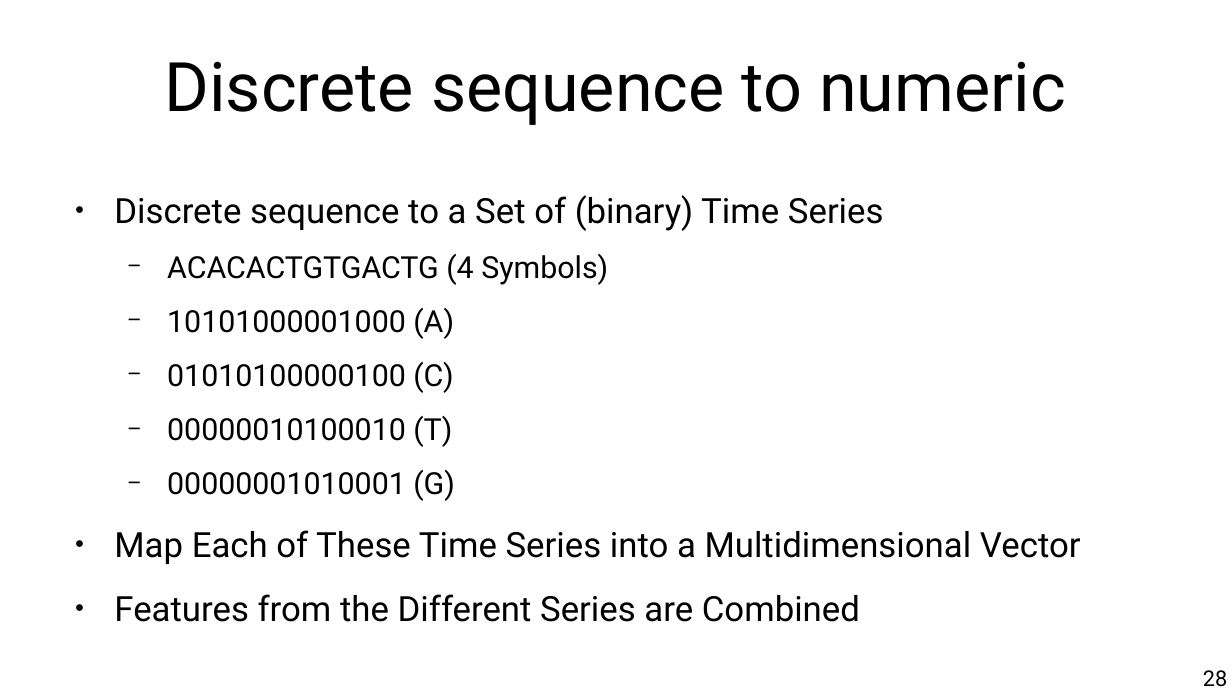
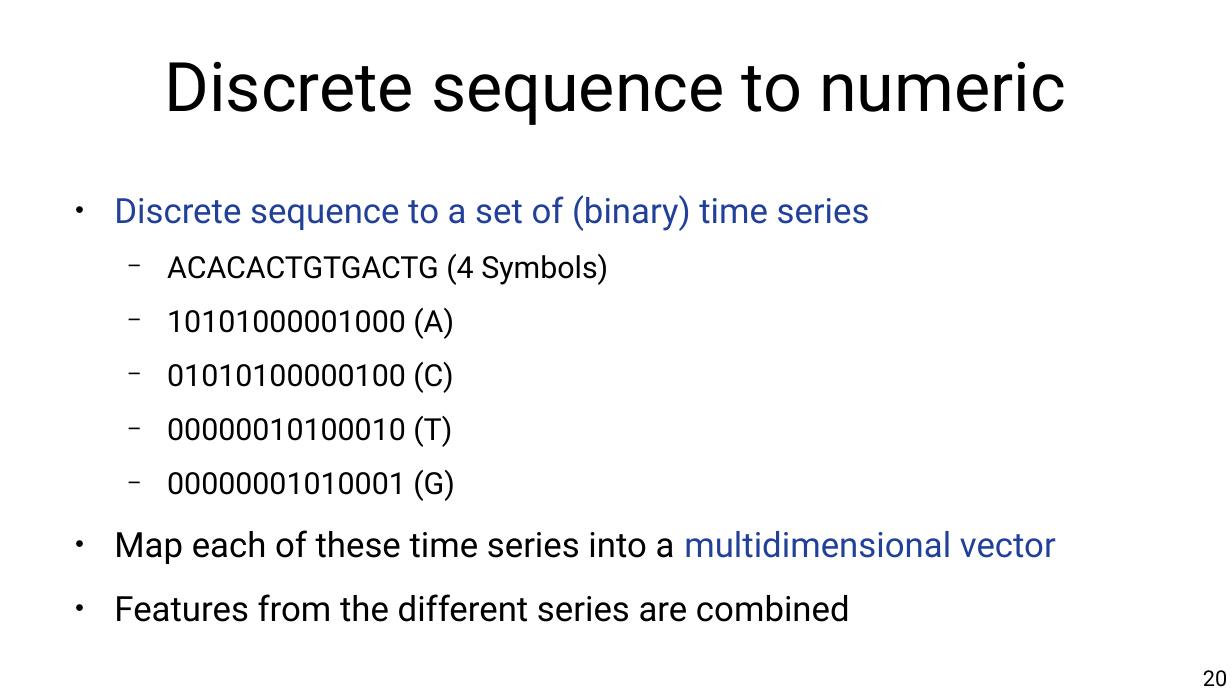
Before and after one commit to chatox/data-mining-course, a slide deck: slide 20 of theory/tt02_data_preparation.odp (slide 28 before the commit). Drawn at 1232x693 pixels with LibreOffice and Linux fonts; fonts in the diff are those of the drawing. Boxes give left, top, right and bottom in pixels: in the first picture for what was removed or moved away, otherwise in the second. Text is boxed around its words. In the diff, an @@ line names an element or a change of style, - is before the commit and + after.

Commit message:
Ready

```diff
--- a/theory/tt02_data_preparation.odp
+++ b/theory/tt02_data_preparation.odp
@@ text at bbox=[114, 195, 870, 231]: text changed; text colour #000000 to #21409A @@
-● Discrete sequence to a Set of (binary) Time Series
+● Discrete sequence to a set of (binary) time series
@@ text at bbox=[114, 530, 1056, 622]: text changed @@
-● Map Each of These Time Series into a Multidimensional Vector
-● Features from the Different Series are Combined
+● Map each of these time series into a multidimensional vector
+● Features from the different series are combined
@@ page number at bbox=[1203, 670, 1227, 687]: text changed @@
-28
+20
```
Also in this commit, not shown: 30 other slides changed, 8 slides added, 12 slides removed.
